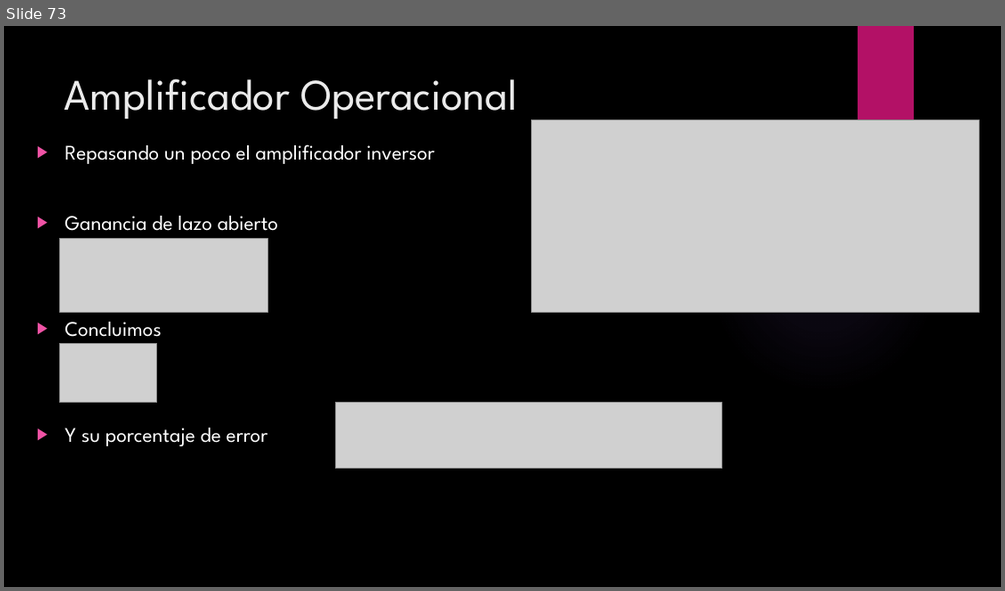
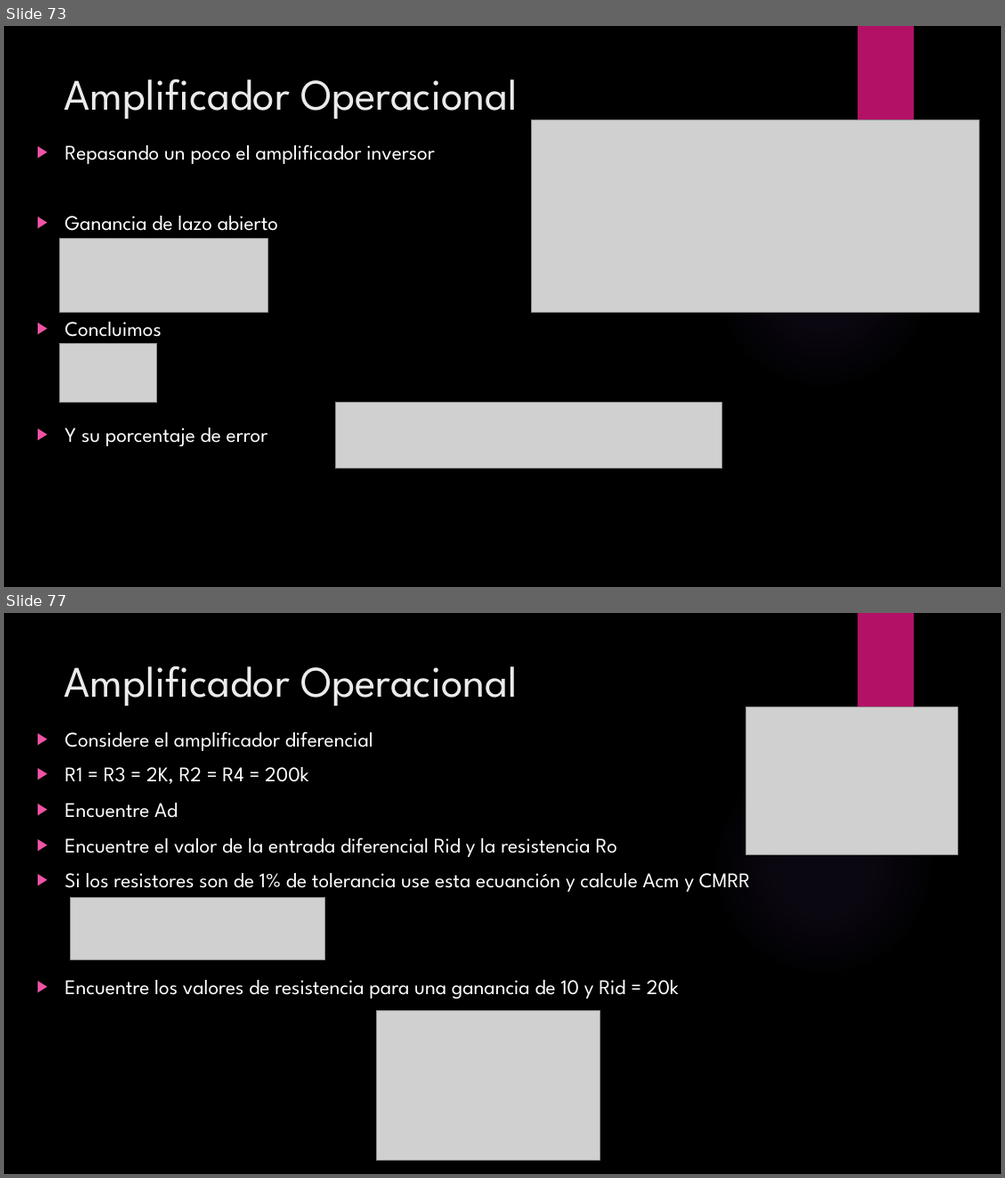
Before and after one commit to ulatinaedupa/ElectronicsII, a slide deck: Presentación/Electronica II.pptx. Shown one above the other, each under a label of ours: slide 73 before the commit, slides 73 and 77 after it; the slides between them are not shown. The pictures are 1005x591 and 1005x1178 pixels, drawn with LibreOffice and Linux fonts; fonts in the diff are those of the drawing; grey boxes stand for pictures; background and template pictures are left out. Boxes give left, top, right and bottom in pixels: in the first picture for what was removed or moved away, otherwise in the second. Text is boxed around its words. In the diff, an @@ line names an element or a change of style, - is before the commit and + after.

```diff
--- a/Presentación/Electronica II.pptx
+++ b/Presentación/Electronica II.pptx
@@ slide 77 added at [4,613,1001,1174], background picture (left out); not listed: 2 template elements that a slide beside it also shows @@
@@ title added at [65,666,518,706], 42 pt, text #EBEBEB @@
+Amplificador Operacional
@@ picture added at [745,707,958,854] @@
@@ text added at [65,731,750,998], 20 pt, text #FFFFFF @@
+▶ Considere el amplificador diferencial
+▶ R1 = R3 = 2K, R2 = R4 = 200k
+▶ Encuentre Ad
+▶ Encuentre el valor de la entrada diferencial Rid y la resistencia Ro
+▶ Si los resistores son de 1% de tolerancia use esta ecuanción y calcule Acm y CMRR
+▶ Encuentre los valores de resistencia para una ganancia de 10 y Rid = 20k
@@ picture added at [70,898,324,960] @@
@@ picture added at [377,1010,600,1159] @@
```
Also in this commit, not shown: 28 other slides added, 11 slides removed.
